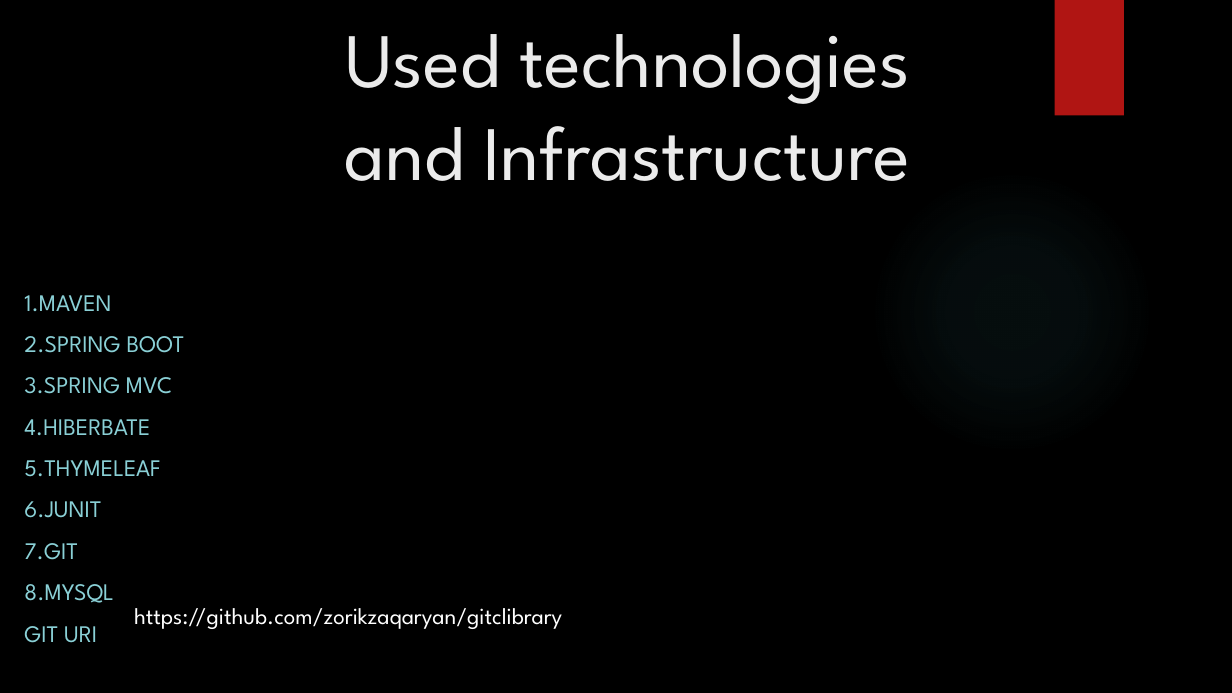
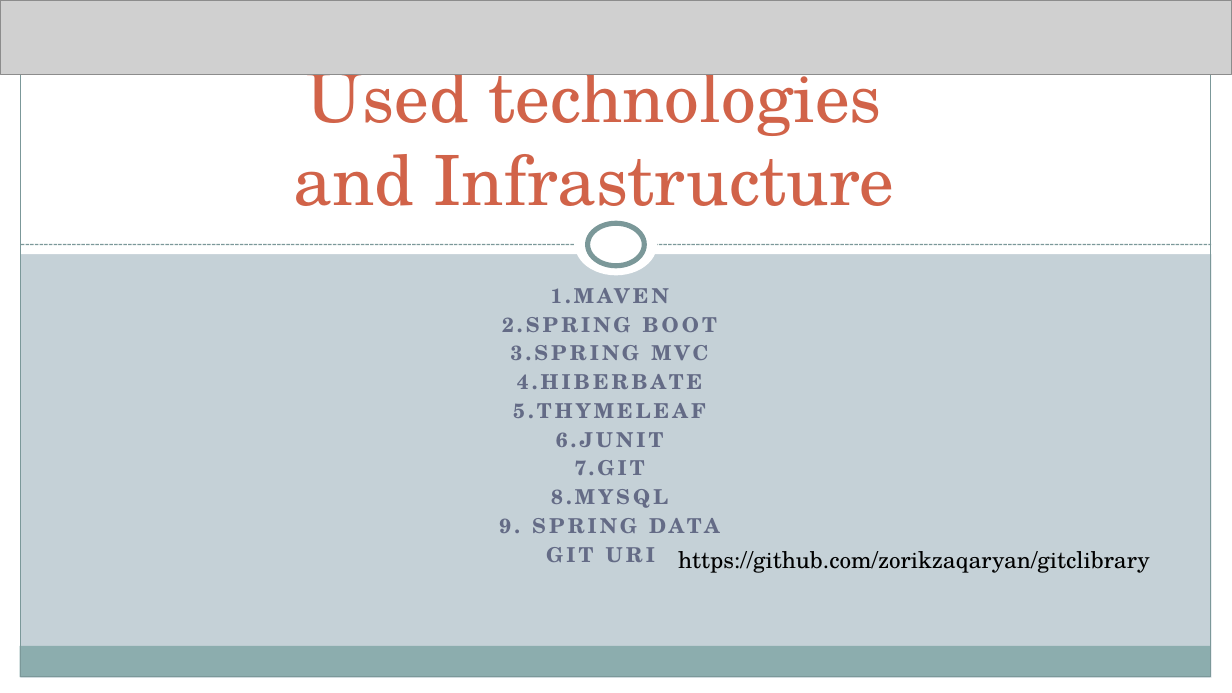
Before and after one commit to ValyaAvetisyan/gitclibrary, a slide deck: slide 4 of doc/Library.pptx (slide 2 before the commit). Drawn at 1232x693 pixels with LibreOffice and Linux fonts; fonts in the diff are those of the drawing; grey boxes stand for pictures; background and template pictures are left out. Boxes give left, top, right and bottom in pixels: in the first picture for what was removed or moved away, otherwise in the second. Text is boxed around its words. In the diff, an @@ line names an element or a change of style, - is before the commit and + after.

Commit message:
Added  maven site.

```diff
--- a/doc/Library.pptx
+++ b/doc/Library.pptx
@@ background picture (left out) to #C5D1D7 @@
@@ rectangle added at <box>0,0,20,693</box>, fill #FFFFFF @@
@@ rectangle added at <box>0,0,1232,254</box>, fill #FFFFFF @@
@@ picture added at <box>0,0,1232,75</box> @@
@@ rectangle added at <box>20,16,1211,677</box>, outline #7C999A 0.75 pt @@
@@ rectangle removed at <box>1055,0,1124,116</box> @@
@@ rectangle added at <box>1212,0,1232,693</box>, fill #FFFFFF @@
@@ title "Used technologies and Infrastructure": place and size @@
-title "Used technologies and Infrastructure" at <box>345,34,910,181</box>
+title "Used technologies and Infrastructure" at <box>294,54,895,226</box>
@@ title "Used technologies and Infrastructure" at <box>294,54,895,226</box>: size 60 to 54 pt, font League Spartan to TeX Gyre Schola, text colour #EBEBEB to #D16349 @@
@@ ellipse removed at <box>870,169,1154,454</box> @@
@@ ellipse added at <box>575,213,657,275</box>, fill #FFFFFF @@
@@ ellipse added at <box>588,224,644,266</box>, fill #FFFFFF, outline #7C999A 4 pt @@
@@ line added from (21, 245) to (1212, 245), #7C999A 0.9 pt dashed @@
@@ subtitle "1.MAVEN": place and size @@
-subtitle "1.MAVEN" at <box>24,295,185,643</box>
+subtitle "1.MAVEN" at <box>499,288,720,533</box>
@@ subtitle at <box>502,288,717,508</box>: size 18.5 to 16 pt, font League Spartan to TeX Gyre Schola, text colour #8AD0D6 to #646B86, letter spacing 0 to 2.5 pt, bold on in "1.MAVEN", "2.SPRING BOOT", "3.SPRING MVC", "4.HIBERBATE" and 5 more places; alignment left to centre; less space between paragraphs @@
@@ subtitle at <box>499,518,720,533</box>: paragraph added @@
+9. SPRING DATA
@@ text "https://github.com/zorikzaqaryan/gitclibrary": place and size @@
-text "https://github.com/zorikzaqaryan/gitclibrary" at <box>134,608,562,629</box>
+text "https://github.com/zorikzaqaryan/gitclibrary" at <box>678,551,1150,573</box>
@@ text "https://github.com/zorikzaqaryan/gitclibrary" at <box>678,551,1150,573</box>: font League Spartan to TeX Gyre Schola, text colour #FFFFFF to #000000 @@
@@ rectangle added at <box>19,646,1210,677</box>, fill #8CADAE @@
@@ rectangle added at <box>0,677,1232,693</box>, fill #FFFFFF @@
```
Also in this commit, not shown: 5 other slides changed, 5 slides added, 8 other files.
